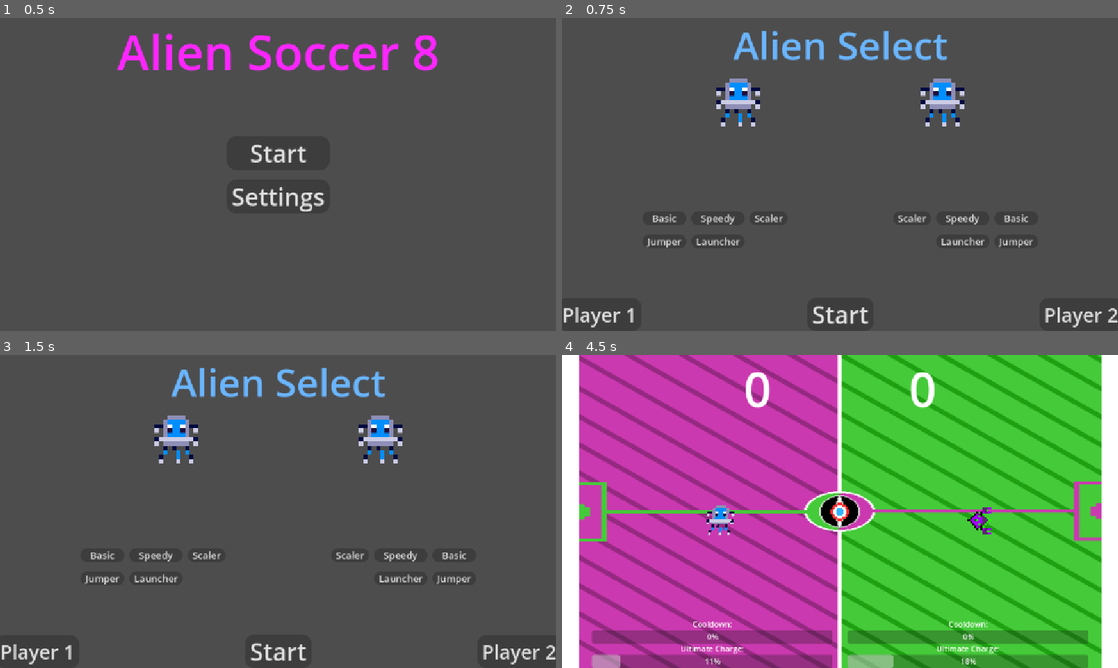
Above: before the commit, frames 1-4 (two rows, left to right).
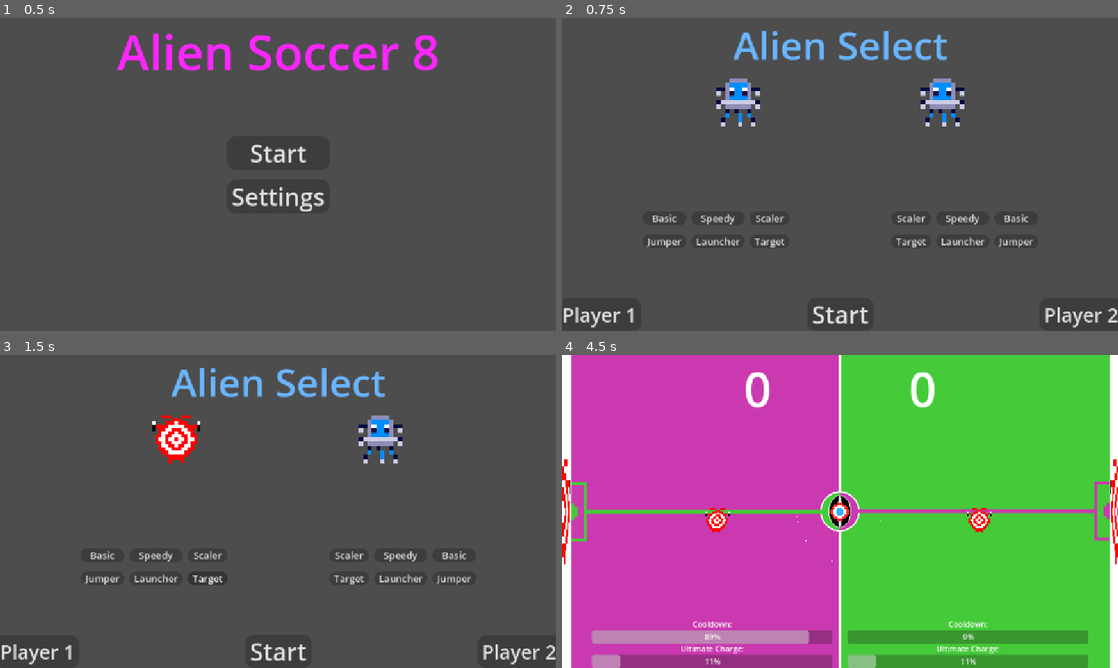
Above: after the commit, the same moments.

Repository: rtator/Alien-soccer-8-web
Game: Godot game, scene res://startScreen.tscn
Two runs of this game, one before a commit and one after it. Both use one fixed random seed, a clock stepped at 60 frames per second and the inputs below.
Inputs (mouse positions are in pixels of both pictures, inside the frame that each line leads up to):
- Up to frame 1 (0.5 s): no input
- Up to frame 2 (0.75 s): click "Start" at 0.5 s
- Up to frame 3 (1.5 s): click (205, 577) at 1.25 s, where only the run after the commit has a clickable "Target"
- Up to frame 4 (4.5 s): click "Launcher" at 2 s; click (912, 577) at 2.75 s, where only the run after the commit has a clickable "Target"; click "Start" at 3.5 s; hold D (p1_right) from 4.28 s (still down); hold E (p1_ability) from 4.28 s (still down)

Frame 1 is identical in both runs. In frame 2, 0.3% of the frame differs, in the area x 34-66%, y 62-74%; in frame 3, 1.4%; in frame 4, 24%, in the area x 0-100%, y 0-100%.

Commit message:
vfx

Diff:
--- a/alien.gd
+++ b/alien.gd
@@ -12,7 +12,7 @@
 			update_move_speed(move_speed * speed_mult, speed_damp * damp_mult)
 			update_scale(base_scale * size_mult)
 			ult_mode = true
-			ult_dur = 100
+			ult_dur = 200
 
 			charge = 0
 
--- a/alienSelect.tscn
+++ b/alienSelect.tscn
@@ -175,6 +175,15 @@
 theme_override_styles/normal = ExtResource("2_trven")
 text = "Launcher"
 
+[node name="target1" type="Button" parent="Control/GridContainer"]
+layout_mode = 2
+theme_override_font_sizes/font_size = 20
+theme_override_styles/focus = ExtResource("2_trven")
+theme_override_styles/hover = ExtResource("2_trven")
+theme_override_styles/pressed = ExtResource("2_trven")
+theme_override_styles/normal = ExtResource("2_trven")
+text = "Target"
+
 [node name="GridContainer2" type="GridContainer" parent="Control"]
 layout_direction = 3
 layout_mode = 1
@@ -234,6 +243,15 @@
 theme_override_styles/pressed = ExtResource("2_trven")
 theme_override_styles/normal = ExtResource("2_trven")
 text = "Launcher"
+
+[node name="target2" type="Button" parent="Control/GridContainer2"]
+layout_mode = 2
+theme_override_font_sizes/font_size = 20
+theme_override_styles/focus = ExtResource("2_trven")
+theme_override_styles/hover = ExtResource("2_trven")
+theme_override_styles/pressed = ExtResource("2_trven")
+theme_override_styles/normal = ExtResource("2_trven")
+text = "Target"
 
 [connection signal="pressed" from="button" to="." method="_on_button_pressed"]
 [connection signal="pressed" from="p1Bot" to="." method="_on_p_1_bot_pressed"]
@@ -243,8 +261,10 @@
 [connection signal="pressed" from="Control/GridContainer/scaler1" to="." method="_on_scaler_1_pressed"]
 [connection signal="pressed" from="Control/GridContainer/jumper1" to="." method="_on_jumper_1_pressed"]
 [connection signal="pressed" from="Control/GridContainer/launcher1" to="." method="_on_launcher_1_pressed"]
+[connection signal="pressed" from="Control/GridContainer/target1" to="." method="_on_target_1_pressed"]
 [connection signal="pressed" from="Control/GridContainer2/basic2" to="." method="_on_basic_2_pressed"]
 [connection signal="pressed" from="Control/GridContainer2/speedy2" to="." method="_on_speedy_2_pressed"]
 [connection signal="pressed" from="Control/GridContainer2/scaler2" to="." method="_on_scaler_2_pressed"]
 [connection signal="pressed" from="Control/GridContainer2/jumper2" to="." method="_on_jumper_2_pressed"]
 [connection signal="pressed" from="Control/GridContainer2/launcher2" to="." method="_on_launcher_2_pressed"]
+[connection signal="pressed" from="Control/GridContainer2/target2" to="." method="_on_target_2_pressed"]
--- /dev/null
+++ b/arrow.gd
@@ -0,0 +1,19 @@
+extends RigidBody2D
+
+var shooter
+var player
+
+var is_arrow = true
+
+func _ready():
+	if player == 1:
+		%AnimatedSprite2D.flip_h = true
+
+func _on_body_entered(body):
+	print("aaaaaaahhh I'm dying!")
+	if body.has_method("stop_ball"):
+		body.ball_speed -= 10
+		body.stop_ball()
+	if body.get("is_arrow") == null:
+		shooter.cooldown = 100
+		queue_free()
--- /dev/null
+++ b/arrow.tscn
@@ -0,0 +1,37 @@
+[gd_scene load_steps=5 format=3 uid="uid://buvq4qqgy71mq"]
+
+[ext_resource type="Script" uid="uid://dunisyx4hyblg" path="res://arrow.gd" id="1_2ndhl"]
+[ext_resource type="Texture2D" uid="uid://cxosxvgi1ey7o" path="res://Imported piskel (10).png" id="1_l5ahi"]
+
+[sub_resource type="SpriteFrames" id="SpriteFrames_2ndhl"]
+animations = [{
+"frames": [{
+"duration": 1.0,
+"texture": ExtResource("1_l5ahi")
+}],
+"loop": true,
+"name": &"default",
+"speed": 5.0
+}]
+
+[sub_resource type="RectangleShape2D" id="RectangleShape2D_acd0x"]
+size = Vector2(45, 15)
+
+[node name="arrow" type="RigidBody2D"]
+mass = 0.001
+gravity_scale = 0.0
+lock_rotation = true
+contact_monitor = true
+max_contacts_reported = 1
+script = ExtResource("1_2ndhl")
+
+[node name="AnimatedSprite2D" type="AnimatedSprite2D" parent="."]
+unique_name_in_owner = true
+texture_filter = 1
+scale = Vector2(3, 3)
+sprite_frames = SubResource("SpriteFrames_2ndhl")
+
+[node name="CollisionShape2D" type="CollisionShape2D" parent="."]
+shape = SubResource("RectangleShape2D_acd0x")
+
+[connection signal="body_entered" from="." to="." method="_on_body_entered"]
--- a/ball.gd
+++ b/ball.gd
@@ -5,6 +5,10 @@
 
 var new_pos = Vector2(200,200)
 var reseting = false
+
+var hit_fx_load = preload("res://hitfx.tscn")
+
+@onready var camera = %Camera2D
 
 func _physics_process(delta):
 	linear_velocity = linear_velocity.normalized() * ball_speed
@@ -18,8 +22,20 @@
 	%CollisionShape2D.scale = Vector2(1,1) * new_scale
 	%AnimatedSprite2D.scale = Vector2(0.11,0.11) * new_scale
 
+func stop_ball():
+	linear_velocity = Vector2(0,0)
+
+func effect_spawn():
+	var hit_fx = hit_fx_load.instantiate()
+	hit_fx.position = position
+	hit_fx.emitting = true
+	add_sibling(hit_fx)
+
+	camera.shake(GlobalSave.screenShake)
+
 func _on_body_entered(body):
 	ball_speed += 10
+	effect_spawn()
 	#print(ball_speed)
 	if body.has_method("add_score"):
 		reseting = true
--- a/ball.tscn
+++ b/ball.tscn
@@ -7,6 +7,27 @@
 [sub_resource type="PhysicsMaterial" id="PhysicsMaterial_hgol0"]
 friction = 0.0
 bounce = 1.0
+
+[sub_resource type="Gradient" id="Gradient_ktgx5"]
+colors = PackedColorArray(1, 1, 1, 0.478431, 1, 1, 1, 0)
+
+[sub_resource type="GradientTexture1D" id="GradientTexture1D_hgol0"]
+gradient = SubResource("Gradient_ktgx5")
+
+[sub_resource type="Curve" id="Curve_ktgx5"]
+_data = [Vector2(0, 1), 0.0, 0.0, 0, 0, Vector2(1, 0), 0.0, 0.0, 0, 0]
+point_count = 2
+
+[sub_resource type="CurveTexture" id="CurveTexture_hgol0"]
+curve = SubResource("Curve_ktgx5")
+
+[sub_resource type="ParticleProcessMaterial" id="ParticleProcessMaterial_ktgx5"]
+particle_flag_disable_z = true
+gravity = Vector3(0, 0, 0)
+scale_min = 0.07
+scale_max = 0.07
+scale_curve = SubResource("CurveTexture_hgol0")
+color_ramp = SubResource("GradientTexture1D_hgol0")
 
 [sub_resource type="SpriteFrames" id="SpriteFrames_n5601"]
 animations = [{
@@ -34,6 +55,11 @@
 max_contacts_reported = 10
 script = ExtResource("1_ktgx5")
 
+[node name="GPUParticles2D" type="GPUParticles2D" parent="."]
+amount = 4
+texture = ExtResource("1_41u45")
+process_material = SubResource("ParticleProcessMaterial_ktgx5")
+
 [node name="AnimatedSprite2D" type="AnimatedSprite2D" parent="."]
 unique_name_in_owner = true
 scale = Vector2(0.11, 0.11)
--- /dev/null
+++ b/camera_2d.gd
@@ -0,0 +1,15 @@
+extends Camera2D
+
+var shake_amount = 0
+var shake_fade = 0.8
+
+func shake(strength):
+	shake_amount = strength
+
+func _process(delta):
+	offset = get_shake_vec(shake_amount)
+
+	shake_amount *= shake_fade
+
+func get_shake_vec(amount):
+	return Vector2(randf_range(-shake_amount, shake_amount), randf_range(-shake_amount, shake_amount))
--- a/character_select.gd
+++ b/character_select.gd
@@ -8,6 +8,7 @@
 	"scaler": preload("res://as8_sprites_png/scaler.png"),
 	"jumper": preload("res://as8_sprites_png/jumper.png"),
 	"launcher": preload("res://as8_sprites_png/launcher.png"),
+	"target": preload("res://as8_sprites_png/target.png"),
 }
 
 var p1Rect
@@ -39,6 +40,11 @@
 func _on_launcher_1_pressed():
 	GlobalSave.p1Char = "launcher"
 	update_texture()
+func _on_target_1_pressed():
+	GlobalSave.p1Char = "target"
+	update_texture()
+
+
 func _on_basic_2_pressed():
 	GlobalSave.p2Char = "basic"
 	update_texture()
@@ -53,6 +59,9 @@
 	update_texture()
 func _on_launcher_2_pressed():
 	GlobalSave.p2Char = "launcher"
+	update_texture()
+func _on_target_2_pressed():
+	GlobalSave.p2Char = "target"
 	update_texture()
 
 func _on_button_pressed():
--- a/godot_alien.gd
+++ b/godot_alien.gd
@@ -20,7 +20,7 @@
 		charge = 0
 		update_move_speed(move_speed * speed_mult, speed_damp * damp_mult)
 		sped_up = true
-		ult_dur = 50
+		ult_dur = 200
 
 func _ability_cooldown(delta):
 	if charge < charge_max and not sped_up:
@@ -49,4 +49,4 @@
 
 	charge_max = 500
 
-	update_move_speed(move_speed, speed_damp / 1.8)
+	update_move_speed(move_speed, speed_damp / 1.5)
--- /dev/null
+++ b/hitfx.gd
@@ -0,0 +1,6 @@
+extends GPUParticles2D
+
+
+
+func _on_timer_timeout():
+	queue_free()
--- /dev/null
+++ b/hitfx.tscn
@@ -0,0 +1,35 @@
+[gd_scene load_steps=5 format=3 uid="uid://bfoeijcqpbl4o"]
+
+[ext_resource type="Script" uid="uid://d0bhh2l7aluvu" path="res://hitfx.gd" id="1_u63tn"]
+
+[sub_resource type="Curve" id="Curve_y6q6w"]
+_data = [Vector2(0.0474684, 1), 0.0, 0.0, 0, 0, Vector2(0.990506, 0), 0.0, 0.0, 0, 0]
+point_count = 2
+
+[sub_resource type="CurveTexture" id="CurveTexture_u63tn"]
+curve = SubResource("Curve_y6q6w")
+
+[sub_resource type="ParticleProcessMaterial" id="ParticleProcessMaterial_67god"]
+particle_flag_disable_z = true
+spread = 180.0
+initial_velocity_min = 500.0
+initial_velocity_max = 500.0
+gravity = Vector3(0, 1000, 0)
+scale_min = 2.0
+scale_max = 3.0
+scale_curve = SubResource("CurveTexture_u63tn")
+
+[node name="hitfx" type="GPUParticles2D"]
+emitting = false
+amount = 10
+lifetime = 0.4
+one_shot = true
+explosiveness = 0.95
+fixed_fps = 60
+process_material = SubResource("ParticleProcessMaterial_67god")
+script = ExtResource("1_u63tn")
+
+[node name="Timer" type="Timer" parent="."]
+wait_time = 0.5
+
+[connection signal="timeout" from="Timer" to="." method="_on_timer_timeout"]
--- a/launcher_alien.gd
+++ b/launcher_alien.gd
@@ -61,6 +61,8 @@
 			bullet.queue_free()
 			if opp_slowed:
 				duration = 75
+			else:
+				cooldown = 100
 			shooting = false
 	elif duration > 0:
 		duration -= 1
--- a/level.tscn
+++ b/level.tscn
@@ -1,10 +1,11 @@
-[gd_scene load_steps=12 format=3 uid="uid://csk0qwfhyh2bg"]
+[gd_scene load_steps=13 format=3 uid="uid://b3m6xkrm18rpv"]
 
 [ext_resource type="Script" uid="uid://5qmjw0wrextr" path="res://level_test.gd" id="1_u52ul"]
-[ext_resource type="Texture2D" uid="uid://cntljjvkv1ig7" path="res://Imported piskel (7).png" id="2_f2txt"]
-[ext_resource type="PackedScene" uid="uid://bk0b0q7uuxcjq" path="res://ball.tscn" id="2_vonw3"]
-[ext_resource type="Script" uid="uid://6ddf1jx7j5bu" path="res://p_1_wall.gd" id="3_0b4ue"]
+[ext_resource type="Texture2D" uid="uid://bibmgndwxclir" path="res://Imported piskel (30).png" id="2_f2txt"]
+[ext_resource type="PackedScene" uid="uid://c1gl0hvam08pm" path="res://ball.tscn" id="2_vonw3"]
+[ext_resource type="Script" path="res://p_1_wall.gd" id="3_0b4ue"]
 [ext_resource type="Script" uid="uid://bbduc43ljf86y" path="res://p_2_wall.gd" id="4_f2txt"]
+[ext_resource type="Script" uid="uid://cv2anvuqggdhc" path="res://camera_2d.gd" id="6_1ainy"]
 
 [sub_resource type="WorldBoundaryShape2D" id="WorldBoundaryShape2D_oi3di"]
 normal = Vector2(0, 1)
@@ -61,18 +62,20 @@
 position = Vector2(575, 650)
 shape = SubResource("WorldBoundaryShape2D_0b4ue")
 
-[node name="StaticBody2D2" type="StaticBody2D" parent="."]
+[node name="p1Wall" type="StaticBody2D" parent="."]
+unique_name_in_owner = true
 position = Vector2(0, 324)
 script = ExtResource("3_0b4ue")
 
-[node name="CollisionShape2D2" type="CollisionShape2D" parent="StaticBody2D2"]
+[node name="CollisionShape2D2" type="CollisionShape2D" parent="p1Wall"]
 shape = SubResource("WorldBoundaryShape2D_f2txt")
 
-[node name="StaticBody2D3" type="StaticBody2D" parent="."]
+[node name="p2Wall" type="StaticBody2D" parent="."]
+unique_name_in_owner = true
 position = Vector2(1152, 324)
 script = ExtResource("4_f2txt")
 
-[node name="CollisionShape2D" type="CollisionShape2D" parent="StaticBody2D3"]
+[node name="CollisionShape2D" type="CollisionShape2D" parent="p2Wall"]
 shape = SubResource("WorldBoundaryShape2D_1ainy")
 
 [node name="StaticBody2D5" type="StaticBody2D" parent="."]
@@ -183,3 +186,8 @@
 clip_contents = true
 custom_minimum_size = Vector2(500, 0)
 layout_mode = 2
+
+[node name="Camera2D" type="Camera2D" parent="."]
+unique_name_in_owner = true
+anchor_mode = 0
+script = ExtResource("6_1ainy")
--- a/level_test.gd
+++ b/level_test.gd
@@ -6,6 +6,7 @@
 	"scaler": preload("res://scalerAlien.tscn"),
 	"jumper": preload("res://jumperAlien.tscn"),
 	"launcher": preload("res://launcherAlien.tscn"),
+	"target": preload("res://targetAlien.tscn"),
 }
 
 var p1
@@ -21,6 +22,11 @@
 	p1.charge_bar = %p1Charge
 	p1.cooldown_bar = %p1Cooldown
 
+	if GlobalSave.p1Char == "target":
+		%p2Wall.collision_layer = 0
+		%p2Wall.collision_mask = 0
+		p1.score_board = %p1Score
+
 	p2 = player_objects[GlobalSave.p2Char].instantiate()
 	p2.ball = %ball
 	if GlobalSave.p2IsBot:
@@ -34,6 +40,10 @@
 	p1.character = GlobalSave.p1Char
 	p2.opponent = p1
 	p2.character = GlobalSave.p2Char
+	if GlobalSave.p2Char == "target":
+		%p1Wall.collision_layer = 0
+		%p1Wall.collision_mask = 0
+		p2.score_board = %p2Score
 
 	add_child(p1)
 	add_child(p2)
--- a/node.gd
+++ b/node.gd
@@ -5,3 +5,5 @@
 
 var p1IsBot = false
 var p2IsBot = false
+
+var screenShake = 3
--- a/p_2_wall.gd
+++ b/p_2_wall.gd
@@ -7,6 +7,7 @@
 	score_board = %p1Score
 
 func add_score():
+	print(score)
 	score += 1
 	score_board.text = str(score)
 
--- /dev/null
+++ b/static_body_2d.gd
@@ -0,0 +1,13 @@
+extends StaticBody2D
+
+var score = 0
+var score_board
+var player
+
+func add_score():
+	score += 2
+	score_board.text = str(score)
+	if player == 2:
+		return Vector2(288, 324)
+	else:
+		return Vector2(864, 324)
--- /dev/null
+++ b/target.gd
@@ -0,0 +1,56 @@
+extends alien
+
+var goal_loaded = preload("res://target_wall.tscn")
+var goal
+var score_board
+
+var arrow_loaded = preload("res://arrow.tscn")
+var arrow
+var arrow_speed = 1000
+var arrow_hit = false
+var shooting = false
+
+var ulting = false
+
+func _ability():
+	if not shooting and cooldown <= 0:
+		shooting = true
+		arrow = arrow_loaded.instantiate()
+		arrow.player = player
+		arrow.shooter = self
+		arrow.position = Vector2(576, position.y)
+		var arrow_vec = Vector2(position.x - 576, 0).normalized() * arrow_speed
+		arrow.linear_velocity = arrow_vec
+		add_sibling(arrow)
+
+func _ultimate():
+	if charge >= charge_max && not ulting:
+		ulting = true
+		charge = 0
+		goal.ult()
+
+func _ability_cooldown(delta):
+	if charge < charge_max and not ulting:
+		charge += delta
+
+	if goal.ult_ended:
+		ulting = false
+		goal.ult_ended = false
+
+	if cooldown > 0:
+		shooting = false
+		cooldown -= 1
+
+func on_ready():
+	goal = goal_loaded.instantiate()
+	goal.score_board = score_board
+	if player == 1:
+		goal.position.x = 1152
+	goal.player = player
+	add_sibling(goal)
+
+	base_scale = 0.85
+
+	charge_max = 500
+
+	update_move_speed(move_speed * 0.85, speed_damp)
--- /dev/null
+++ b/targetAlien.tscn
@@ -0,0 +1,37 @@
+[gd_scene load_steps=6 format=3 uid="uid://dfr7s3fw0d4hn"]
+
+[ext_resource type="Script" uid="uid://bv5obb263q7qc" path="res://target.gd" id="1_dcgdt"]
+[ext_resource type="Texture2D" uid="uid://dvu1ven3xo3p0" path="res://as8_sprites_png/target.png" id="2_r0aco"]
+
+[sub_resource type="PhysicsMaterial" id="PhysicsMaterial_dcgdt"]
+friction = 0.5
+
+[sub_resource type="SpriteFrames" id="SpriteFrames_fpkr8"]
+animations = [{
+"frames": [{
+"duration": 1.0,
+"texture": ExtResource("2_r0aco")
+}],
+"loop": true,
+"name": &"default",
+"speed": 5.0
+}]
+
+[sub_resource type="CircleShape2D" id="CircleShape2D_kwfji"]
+radius = 32.0
+
+[node name="alien" type="RigidBody2D"]
+physics_material_override = SubResource("PhysicsMaterial_dcgdt")
+gravity_scale = 0.0
+lock_rotation = true
+script = ExtResource("1_dcgdt")
+metadata/_custom_type_script = "uid://e41xdpe4oqa2"
+
+[node name="AnimatedSprite2D" type="AnimatedSprite2D" parent="."]
+unique_name_in_owner = true
+scale = Vector2(0.18, 0.18)
+sprite_frames = SubResource("SpriteFrames_fpkr8")
+
+[node name="CollisionShape2D" type="CollisionShape2D" parent="."]
+unique_name_in_owner = true
+shape = SubResource("CircleShape2D_kwfji")
--- /dev/null
+++ b/target_wall.gd
@@ -0,0 +1,41 @@
+extends StaticBody2D
+
+var p1
+var p2
+
+var player
+var score_board
+var goal
+
+var ult_ended = false
+
+func _ready():
+	p1 = %p1
+	p2 = %p2
+	goal = %goal
+
+	goal.player = player
+
+	if (player == 1):
+		p1.disabled = true
+		goal.score_board = score_board
+	else:
+		p2.disabled = true
+		goal.score_board = score_board
+		print(goal.score_board)
+
+func ult():
+	%Timer.start()
+	goal.scale.y = 3
+
+func _on_timer_timeout():
+	goal.scale.y = 1
+	ult_ended = true
+
+func add_score():
+	goal.score += 1
+	score_board.text = str(goal.score)
+	if player == 2:
+		return Vector2(288, 324)
+	else:
+		return Vector2(864, 324)
--- /dev/null
+++ b/target_wall.tscn
@@ -0,0 +1,43 @@
+[gd_scene load_steps=7 format=3 uid="uid://dac6rb47ynoli"]
+
+[ext_resource type="Script" uid="uid://kmnkg5nka3fa" path="res://target_wall.gd" id="1_fqdwp"]
+[ext_resource type="Texture2D" uid="uid://dvu1ven3xo3p0" path="res://as8_sprites_png/target.png" id="1_g0dls"]
+[ext_resource type="Script" uid="uid://bvqnn37idjgo" path="res://static_body_2d.gd" id="3_vkik2"]
+
+[sub_resource type="WorldBoundaryShape2D" id="WorldBoundaryShape2D_fqdwp"]
+normal = Vector2(1, 0)
+
+[sub_resource type="WorldBoundaryShape2D" id="WorldBoundaryShape2D_vkik2"]
+normal = Vector2(-1, 0)
+
+[sub_resource type="RectangleShape2D" id="RectangleShape2D_ph85e"]
+size = Vector2(20, 216)
+
+[node name="StaticBody2D" type="StaticBody2D"]
+position = Vector2(0, 324)
+script = ExtResource("1_fqdwp")
+
+[node name="p1" type="CollisionShape2D" parent="."]
+unique_name_in_owner = true
+shape = SubResource("WorldBoundaryShape2D_fqdwp")
+
+[node name="p2" type="CollisionShape2D" parent="."]
+unique_name_in_owner = true
+shape = SubResource("WorldBoundaryShape2D_vkik2")
+
+[node name="Timer" type="Timer" parent="."]
+unique_name_in_owner = true
+wait_time = 5.0
+
+[node name="goal" type="StaticBody2D" parent="."]
+unique_name_in_owner = true
+script = ExtResource("3_vkik2")
+
+[node name="Sprite2D" type="Sprite2D" parent="goal"]
+scale = Vector2(0.1, 0.65)
+texture = ExtResource("1_g0dls")
+
+[node name="CollisionShape2D" type="CollisionShape2D" parent="goal"]
+shape = SubResource("RectangleShape2D_ph85e")
+
+[connection signal="timeout" from="Timer" to="." method="_on_timer_timeout"]
--- /dev/null
+++ b/warper.gd
@@ -0,0 +1,31 @@
+extends alien
+
+var waypoint_out = false
+
+
+func _ultimate():
+	if waypoint_out and charge >= charge_max:
+		waypoint
+
+func _ability_cooldown(delta):
+	if charge < charge_max and not ult_mode:
+
+	if ult_dur > 0:
+
+	elif ult_mode:
+
+	if cooldown > 0:
+		cooldown -= 1 * delta
+		print(cooldown)
+
+	if duration > 0:
+		duration -= 1 * delta
+
+func on_ready():
+	base_scale = 1
+
+	charge_max = 500
+	#charge_bar = %p1Charge
+
+	#set_player(1)
+	update_move_speed(move_speed, speed_damp)
Binary file added: Imported piskel (10).gif
Binary file added: Imported piskel (10).png
Not shown, added: Imported piskel (10).png.import
Binary file added: Imported piskel (30).png
Not shown, added: Imported piskel (30).png.import
Not shown: 1 places in alienSelect.tscn that only renumber resources
Not shown, added: arrow.gd.uid
Binary file added: as8_sprites_png/Imported piskel (30).png
Not shown, added: as8_sprites_png/Imported piskel (30).png.import
Not shown: 1 places in ball.tscn that only renumber resources
Not shown: 1 places in big_shot.tscn that only renumber resources
Not shown: 1 places in bullet.tscn that only renumber resources
(and 10 more such lines)
